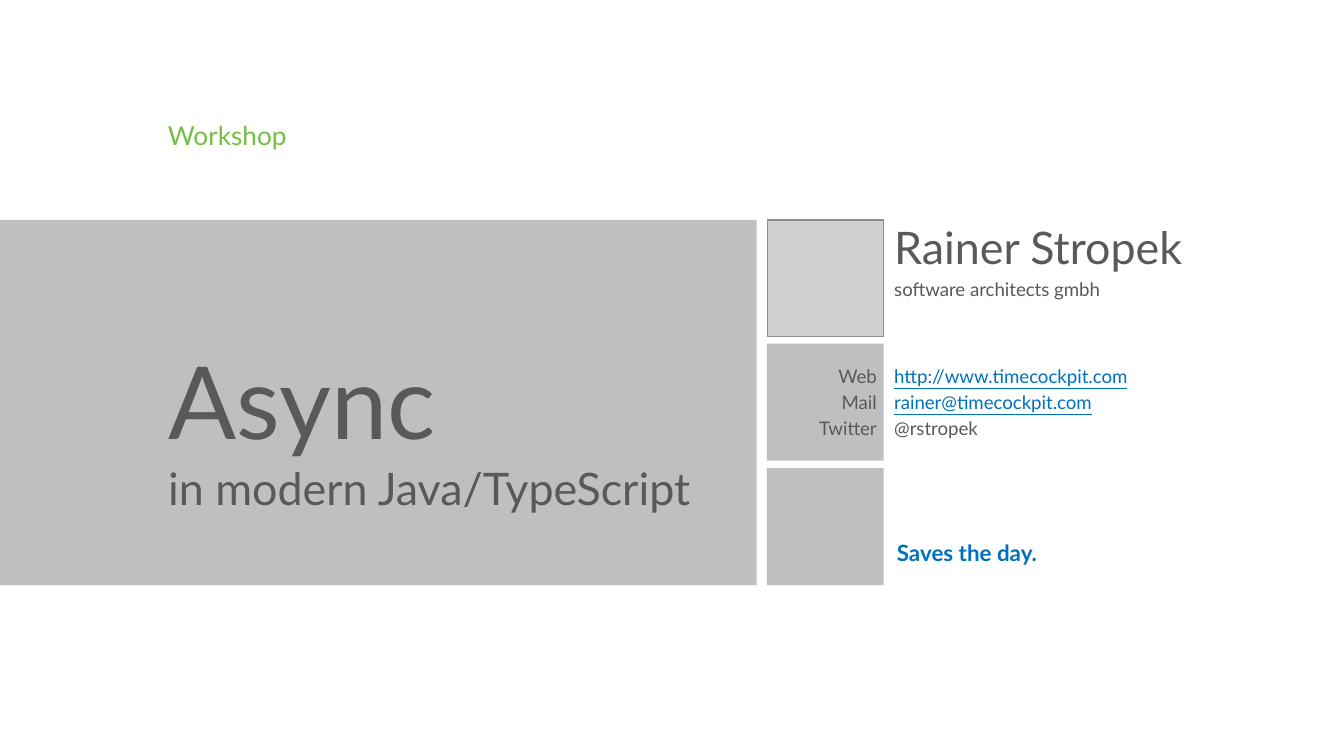
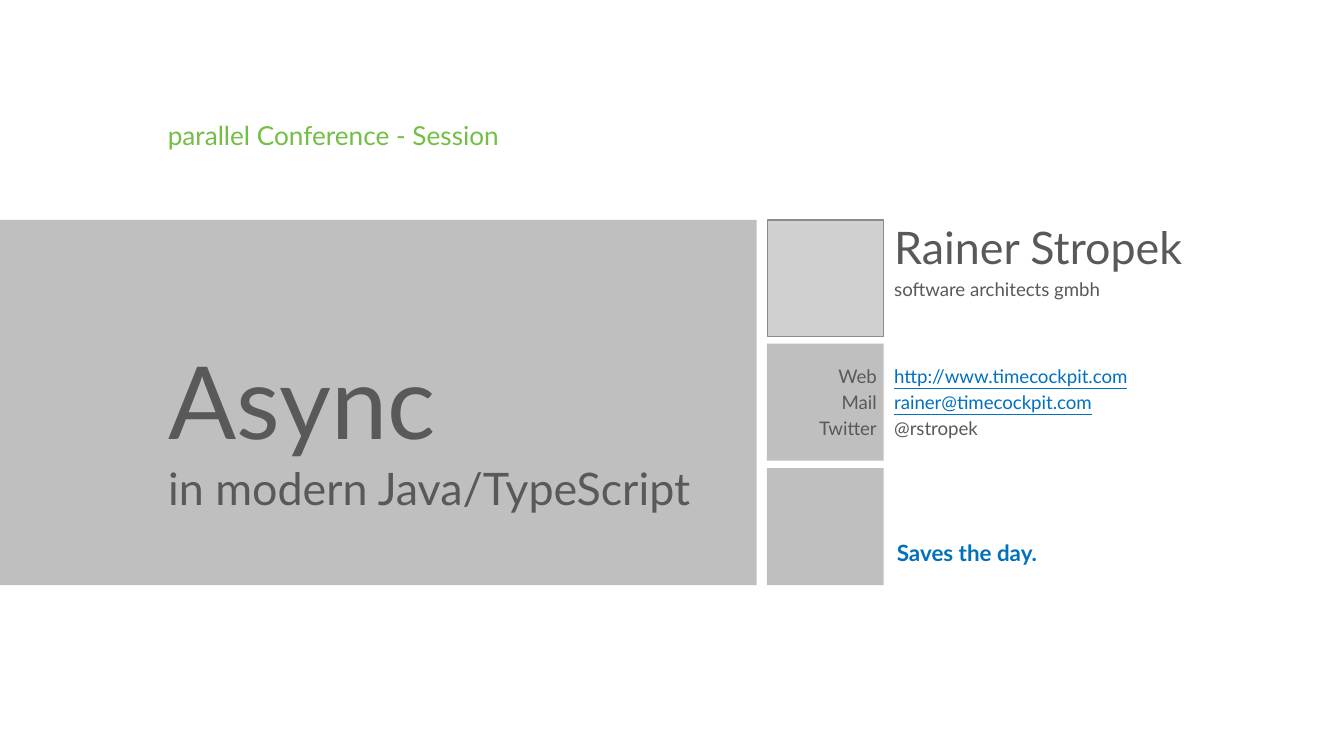
Before and after one commit to software-architects/javascript-samples, a slide deck: slide 1 of slides/Async Programming with Modern JavaScript and TypeScript.pptx. Drawn at 1344x756 pixels with LibreOffice and Linux fonts; fonts in the diff are those of the drawing; grey boxes stand for pictures; background and template pictures are left out. Boxes give left, top, right and bottom in pixels: in the first picture for what was removed or moved away, otherwise in the second. Text is boxed around its words. In the diff, an @@ line names an element or a change of style, - is before the commit and + after.

Commit message:
Update slides

```diff
--- a/slides/Async Programming with Modern JavaScript and TypeScript.pptx
+++ b/slides/Async Programming with Modern JavaScript and TypeScript.pptx
@@ text at (x1=168, y1=125, x2=498, y2=150): text changed @@
-Workshop
+parallel Conference - Session
```
